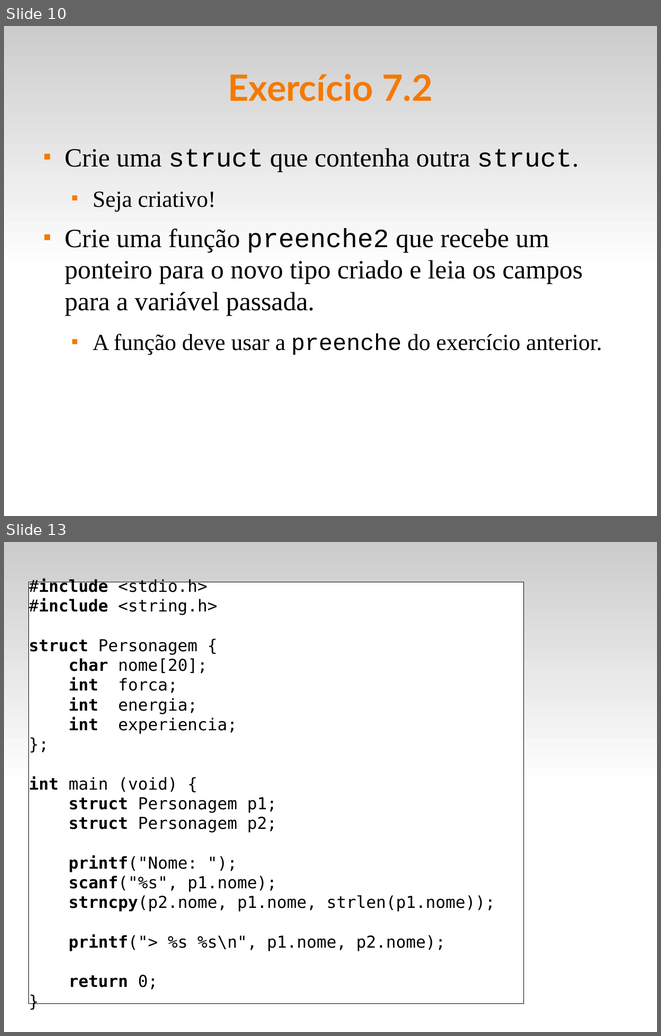
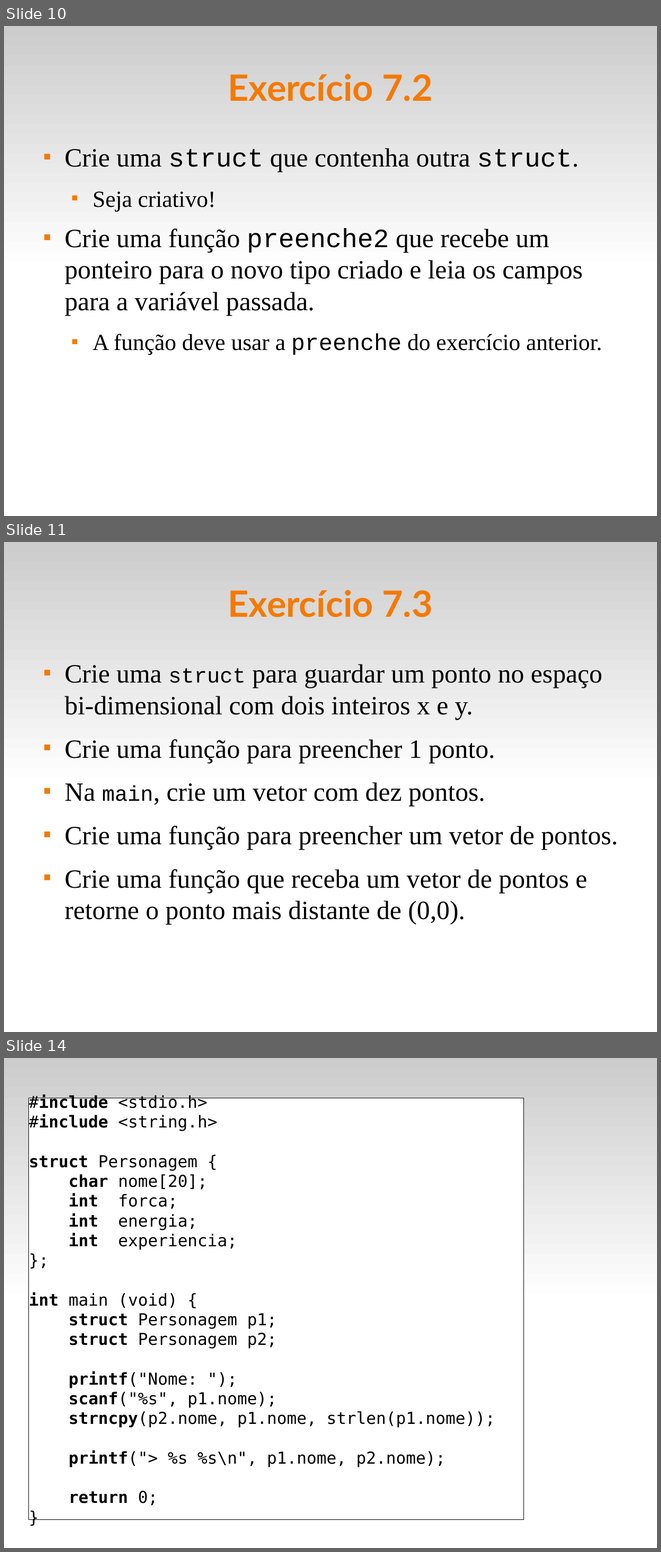
Before and after one commit to fsantanna-uerj/LP1, a slide deck: Slides/lp1-07-compostos.odp. Shown one above the other, each under a label of ours: slides 10 and 13 before the commit, slides 10, 11 and 14 after it; the slides between them are not shown. The pictures are 661x1036 and 661x1552 pixels, drawn with LibreOffice and Linux fonts; fonts in the diff are those of the drawing. Boxes give left, top, right and bottom in pixels: in the first picture for what was removed or moved away, otherwise in the second. Text is boxed around its words. In the diff, an @@ line names an element or a change of style, - is before the commit and + after.

```diff
--- a/Slides/lp1-07-compostos.odp
+++ b/Slides/lp1-07-compostos.odp
@@ slide 11 added at [4,542,657,1032], background #FFFFFF; not listed: 1 template element that a slide beside it also shows @@
@@ title added at [228,590,432,617], 44 pt, text #F57900, bold @@
+Exercício 7.3
@@ text added at [64,664,618,924], 32 pt, text #000000 @@
+■ Crie uma struct para guardar um ponto no espaço bi-dimensional com dois inteiros x e y.
+■ Crie uma função para preencher 1 ponto.
+■ Na main, crie um vetor com dez pontos.
+■ Crie uma função para preencher um vetor de pontos.
+■ Crie uma função que receba um vetor de pontos e retorne o ponto mais distante de (0,0).
@@ what was slide 13 is now slide 14 @@
```
Also in this commit, not shown: 2 slides changed, 5 other files.
